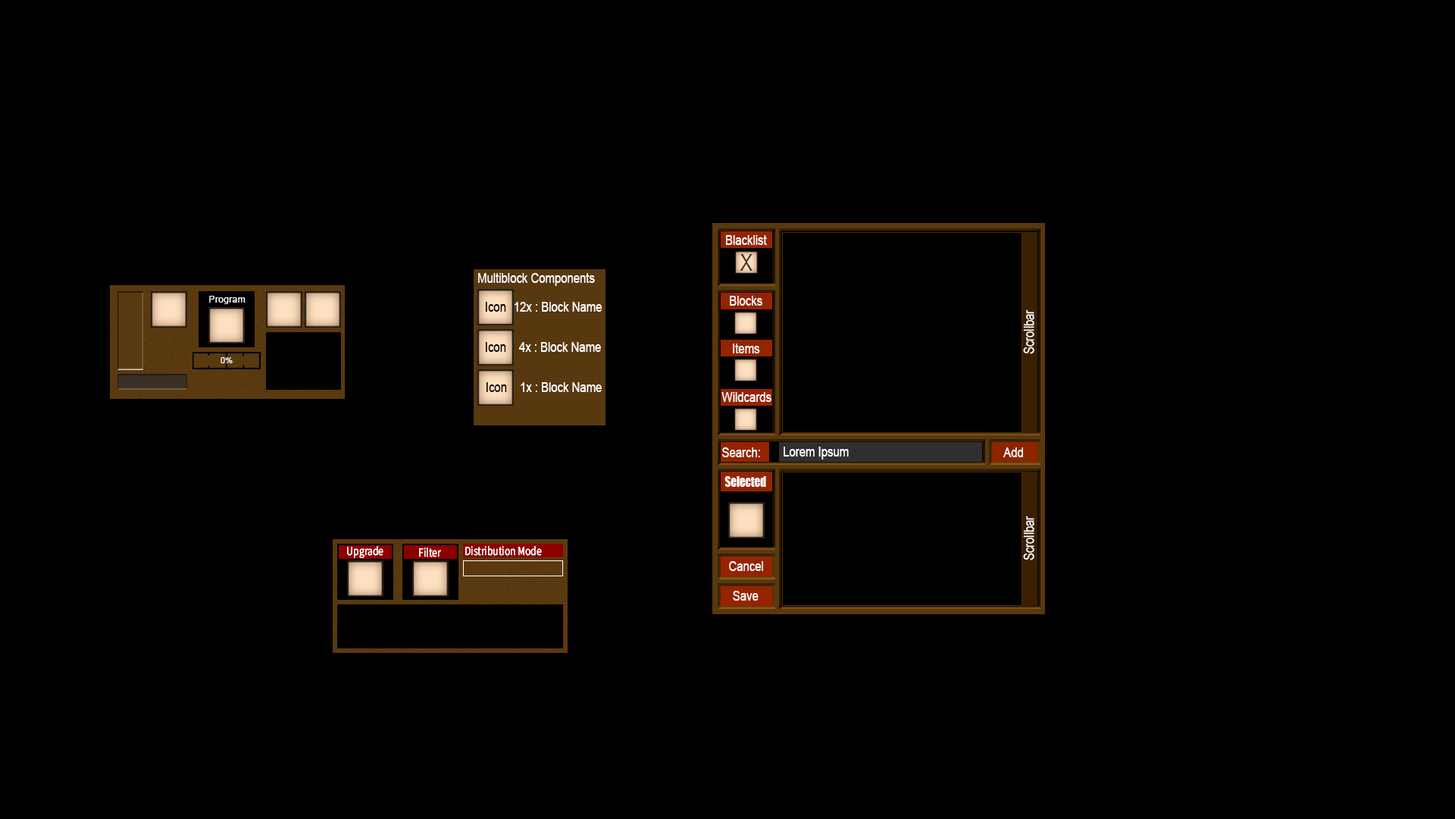
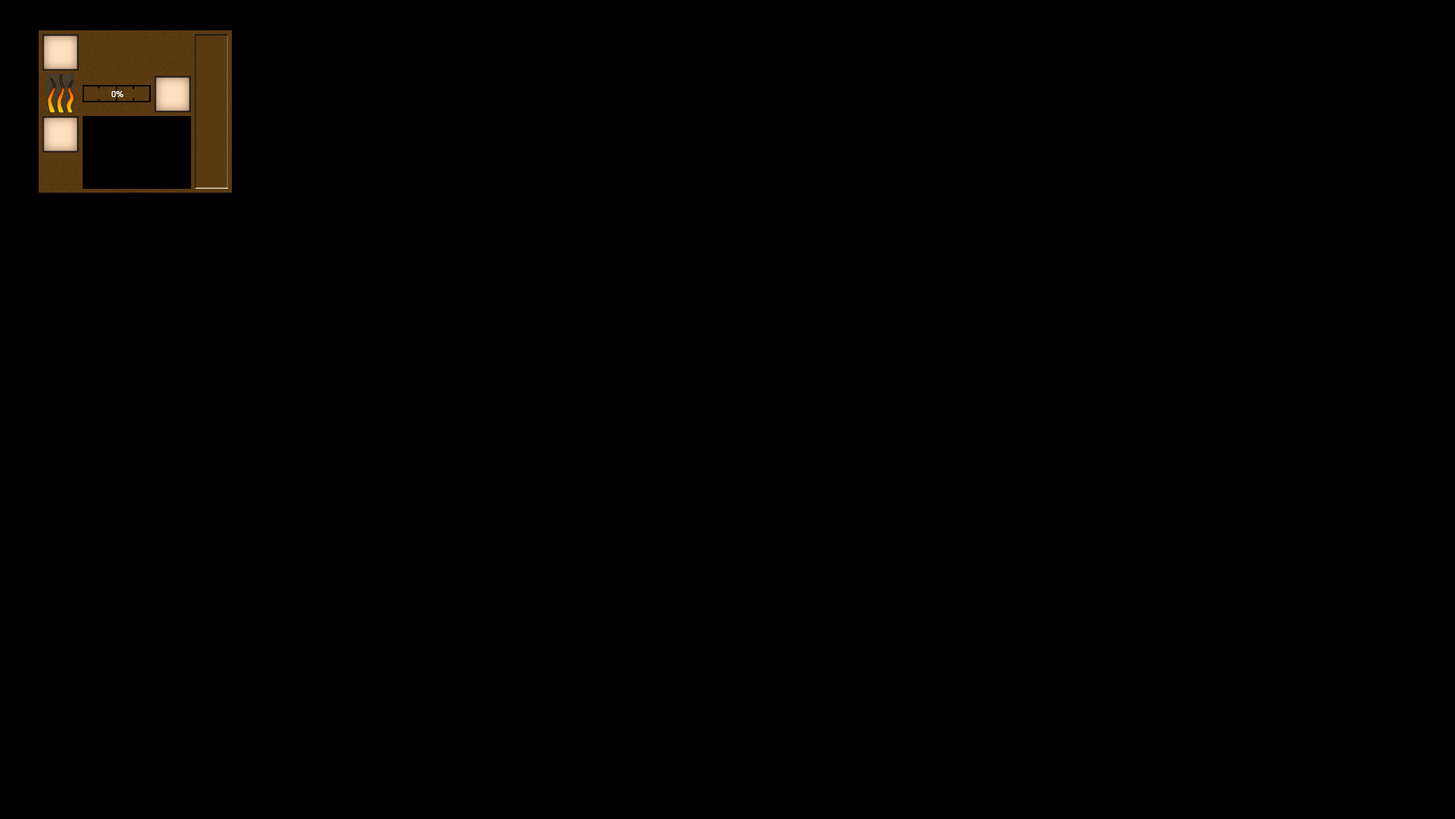
Layered file, before and after one edit (1455px x 819px). Changes by layer:
added group "MixerGUI copy" with 17 layers above "MixerGUI" over (x1=38, y1=30, x2=232, y2=193)
added layer "Flames" in group "MixerGUI copy" over (x1=46, y1=73, x2=75, y2=113)
added layer "ItemSlot copy 16" (1st of 4, in "MixerGUI copy") in group "MixerGUI copy" over (x1=42, y1=115, x2=79, y2=153)
added layer "ItemSlot copy 15" (1st of 4, in "MixerGUI copy") in group "MixerGUI copy" over (x1=42, y1=34, x2=79, y2=71)
added layer "0% copy 2" (1st of 2, in "MixerGUI copy") in group "MixerGUI copy" over (x1=111, y1=90, x2=124, y2=98)
added layer "HProgress2 copy 2" (1st of 2, in "MixerGUI copy") in group "MixerGUI copy" over (x1=82, y1=84, x2=151, y2=103)
added layer "itemoutput" (1st of 2, in "MixerGUI copy") in group "MixerGUI copy" over (x1=154, y1=75, x2=192, y2=113)
added layer "fluidinput1" (1st of 2, in "MixerGUI copy") in group "MixerGUI copy" over (x1=194, y1=34, x2=229, y2=189)
added layer "background" (1st of 2, in "MixerGUI copy") in group "MixerGUI copy" over (x1=38, y1=30, x2=232, y2=193)
hid group "PipeFilterGUI" (43 layers) over (x1=712, y1=222, x2=1046, y2=614)
hid group "CNCGui" (15 layers) over (x1=109, y1=285, x2=345, y2=399)
hid group "Handbook" (11 layers) over (x1=473, y1=269, x2=606, y2=426)
hid group "PipeGUI" (21 layers) over (x1=332, y1=538, x2=568, y2=653)
